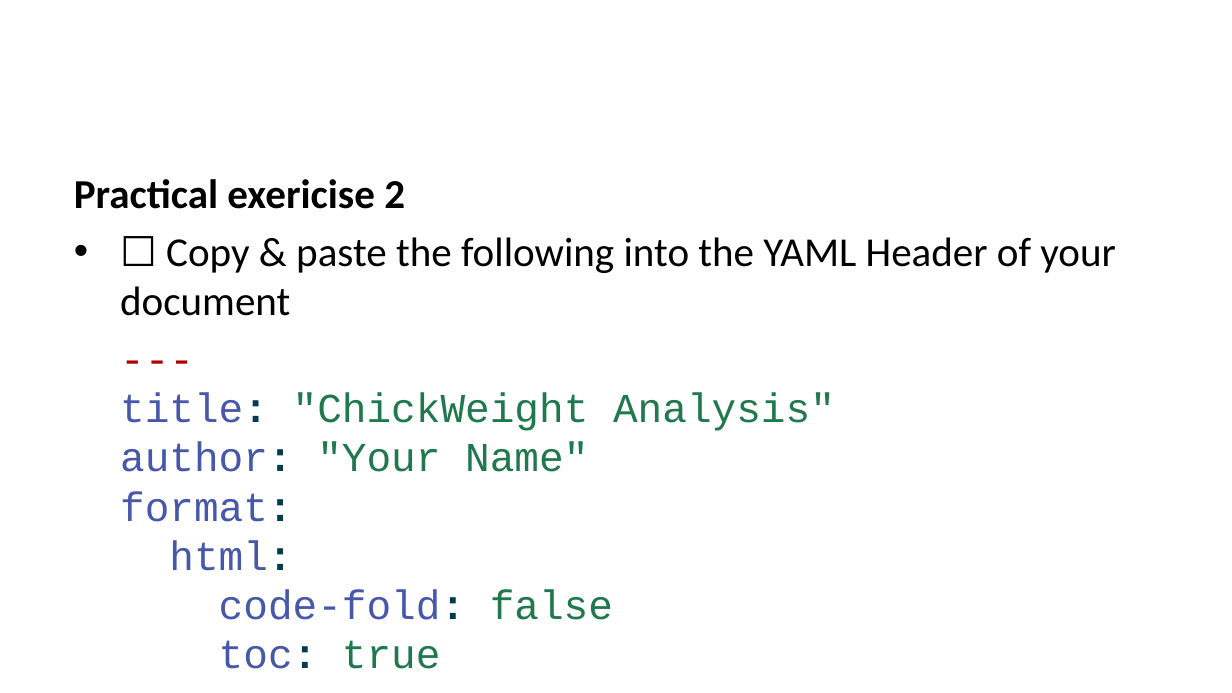
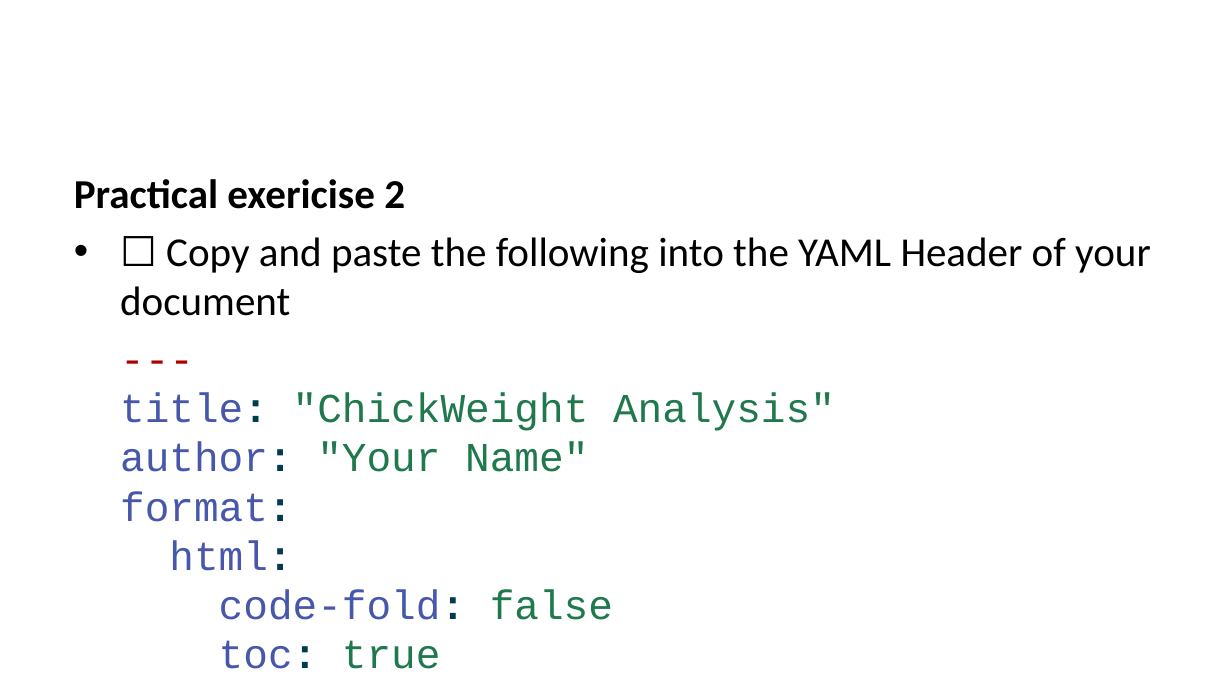
Before and after one commit to lmu-osc/train-the-trainer-student-track-OS, a slide deck: slide 20 of _site/materials/OS-M3/OS-M3-S6-Quarto/OS-M3-S6-Quarto-slides.pptx (slide 21 before the commit). Drawn at 1232x693 pixels with LibreOffice and Linux fonts; fonts in the diff are those of the drawing. Boxes give left, top, right and bottom in pixels: in the first picture for what was removed or moved away, otherwise in the second. Text is boxed around its words. In the diff, an @@ line names an element or a change of style, - is before the commit and + after.

```diff
--- a/_site/materials/OS-M3/OS-M3-S6-Quarto/OS-M3-S6-Quarto-slides.pptx
+++ b/_site/materials/OS-M3/OS-M3-S6-Quarto/OS-M3-S6-Quarto-slides.pptx
@@ text at box(120, 237, 1151, 316): text changed @@
-• ☐ Copy & paste the following into the YAML Header of your document
+• ☐ Copy and paste the following into the YAML Header of your document
```
Also in this commit, not shown: 49 other slides changed, 2 slides added, 2 slides removed, 36 other files.
